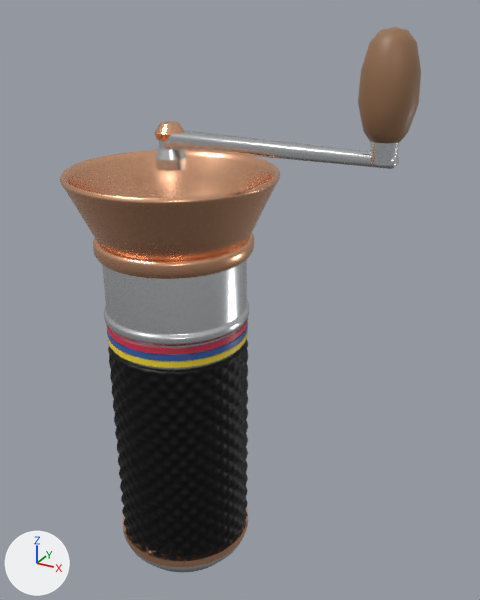
Before and after pictures for a commit that changed the glTF model public/models/hero/packed/grinder.glb.
One viewpoint serves both versions: a camera (50 mm lens) standing at (2.5, -3.61, 2.42) and looking at (0.45, 0.12, 0.56). The axes (+X, +Y, +Z) are drawn at lower left. The lights are the same throughout. The older version comes first. Where no turn or scale is listed for an object, it has been applied to the vertices. Vertices at exactly the same position are counted once.

Names of what the first picture shows: 'arm', 'band0', 'band1', 'band2', 'bottom_ring', 'collar', 'elbow', 'grip', 'hopper', 'housing', 'hub', 'knob' and 2 more.
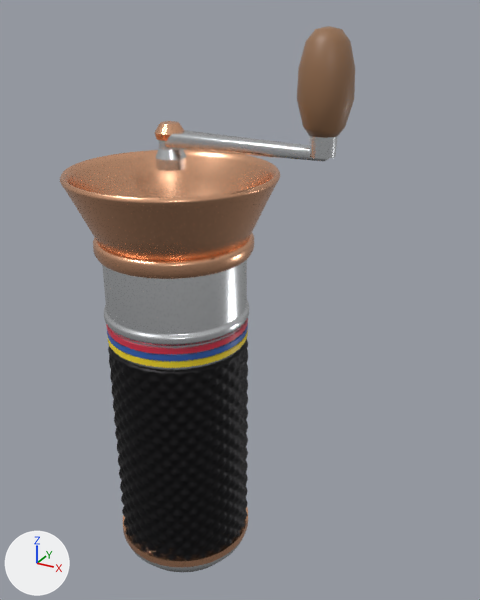
Where the newer file only moved an object's origin or applied its transform, the numbers keep the older frame.

Location of each change, (x1, y1, x2, y2) in pixels of the pictures (480 x 600 px; the box of a moved part takes in the faces that stretch with it):
'knob', moved: before (358, 27, 421, 143); after (297, 26, 355, 138)
'arm', moved, rescaled (30% narrower, 20% shorter): before (164, 130, 399, 169); after (164, 130, 329, 161)
'elbow', moved: before (370, 141, 399, 165); after (309, 136, 337, 159)
part 1 of me_arm, moved or reshaped: before (204, 137, 399, 169); after (204, 137, 329, 161)

Edits to the bpy script that builds the scene:
```text
Change me_arm:
    used by ob_arm; location = (0.75, 0.0, 1.65)
    remove me_arm.from_pydata(...)  # 96 vertices, 188 faces; spans x -0.75..0.75, y -0.08..0.08, z -0.05..0.05
    add me_arm.from_pydata(...)  # 96 vertices, 188 faces; spans x -0.75..0.35, y -0.08..0.08, z -0.05..0.05
    me_arm part 1: the whole mesh is scaled about its middle by (0.728, 1, 1), then moved by (-0.2, 0.0, 0.0)
Change ob_elbow:
    ob_elbow.location: (1.42, 0.0, 1.71) -> (1.06, 0.0, 1.71)
Change ob_knob:
    ob_knob.location: (1.42, 0.0, 2.048) -> (1.06, 0.0, 2.048)
```
